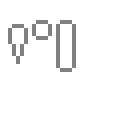
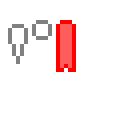
Layered file, before and after one edit (128 x 128). Changes by layer:
painted on "Слой 2" over (56, 20, 76, 72)
